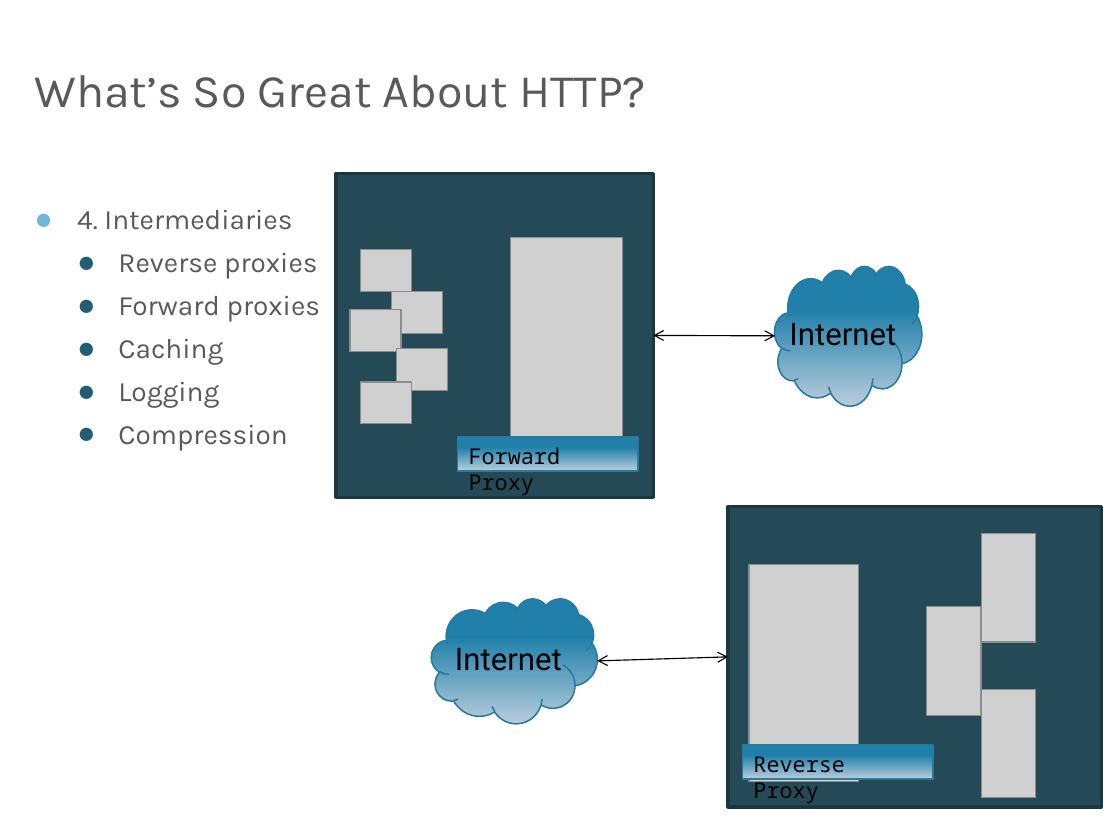
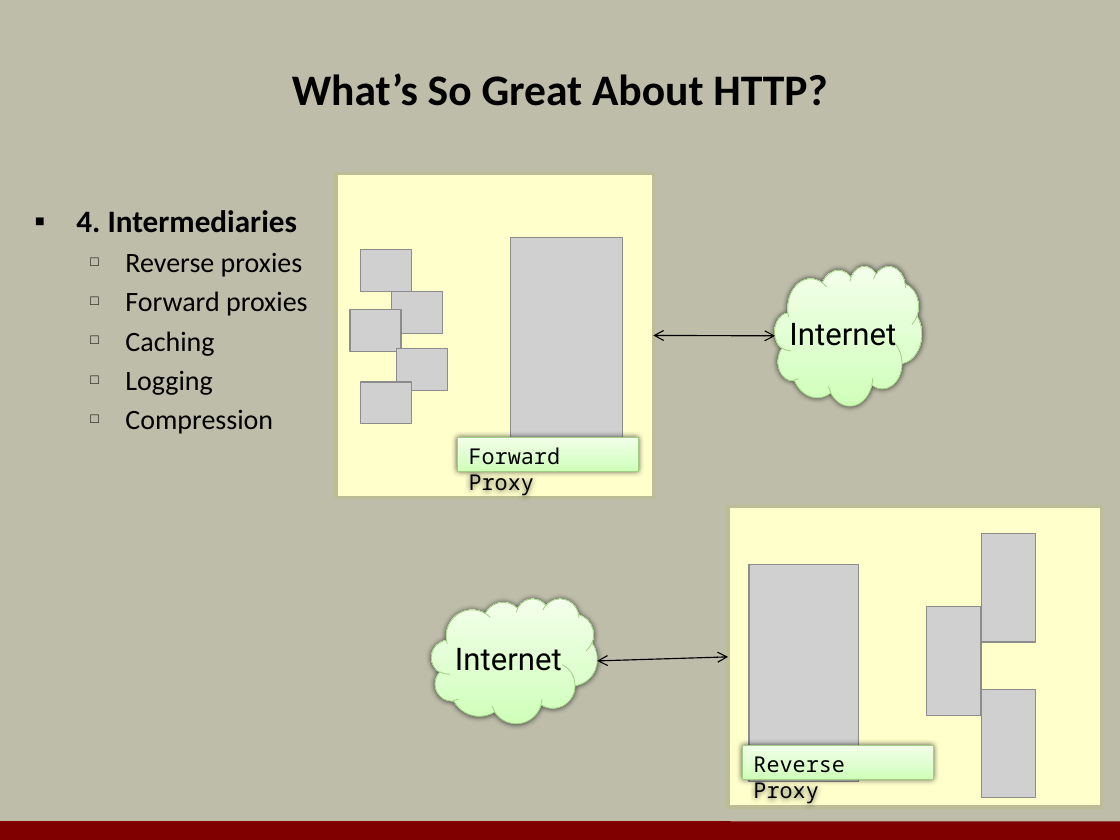
Before and after one commit to OdeToCode/classes, a slide deck: slide 12 of mvc/slides/w1_WebAPI_HTTP.pptx. Drawn at 1120x840 pixels with LibreOffice and Linux fonts; fonts in the diff are those of the drawing; grey boxes stand for pictures; background and template pictures are left out. Boxes give left, top, right and bottom in pixels: in the first picture for what was removed or moved away, otherwise in the second. Text is boxed around its words. In the diff, an @@ line names an element or a change of style, - is before the commit and + after.

```diff
--- a/mvc/slides/w1_WebAPI_HTTP.pptx
+++ b/mvc/slides/w1_WebAPI_HTTP.pptx
@@ background picture (left out) to #BDBDA9 @@
@@ title "What’s So Great About HTTP?" at (x1=292, y1=73, x2=827, y2=106): size 30 to 28 pt, font Karla to Calibri, text colour #595959 to #000000, bold on; alignment left to centre; indent changed @@
@@ rectangle at (x1=336, y1=174, x2=653, y2=497): fill #244A58 to #FFFFCC; outline #1B3741 2 pt to #BDBD97 2 pt @@
@@ text "4. Intermediaries" at (x1=76, y1=210, x2=308, y2=434): size 18 to 20 pt, bold on in "4. Intermediaries"; font Karla to Calibri, text colour #595959 to #000000; bullet ● to ▪; less space between paragraphs; bullet ● to □ @@
@@ fill gradient #2081AB to #B8CCDC to gradient #D0FFBA to #DDFFCE to #F2FFEC; outline #287A9E 1 pt to #A0CF84 0.5 pt; shadow on in 4 elements at (x1=775, y1=265, x2=922, y2=405), (x1=431, y1=598, x2=597, y2=724), (x1=743, y1=745, x2=934, y2=778), (x1=457, y1=437, x2=638, y2=470) @@
@@ rectangle at (x1=728, y1=506, x2=1101, y2=806): fill #244A58 to #FFFFCC; outline #1B3741 2 pt to #BDBD97 2 pt @@
@@ line added from (0, 830) to (1120, 831), #800000 12 pt @@
```
Also in this commit, not shown: 16 other slides changed, 5 other files.
